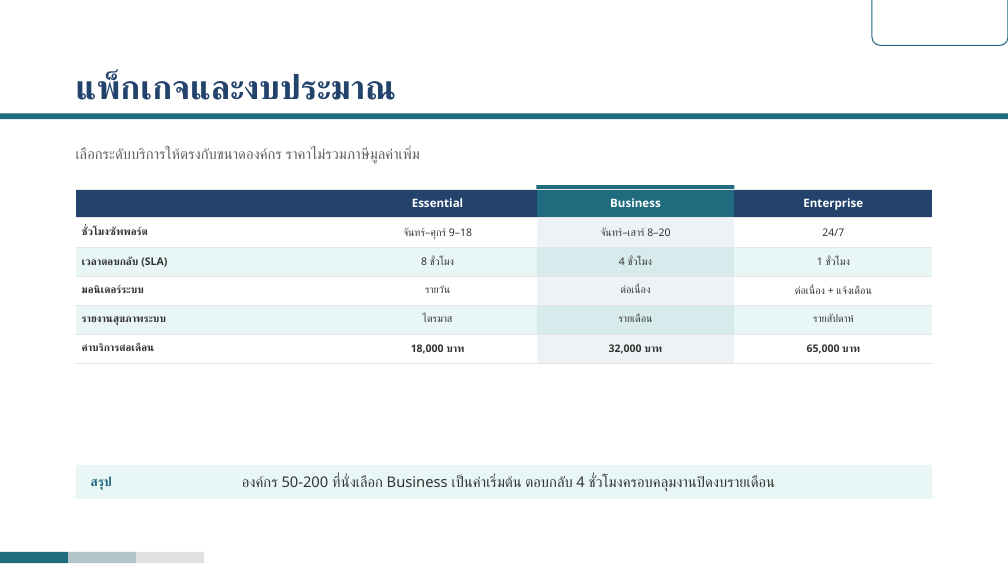
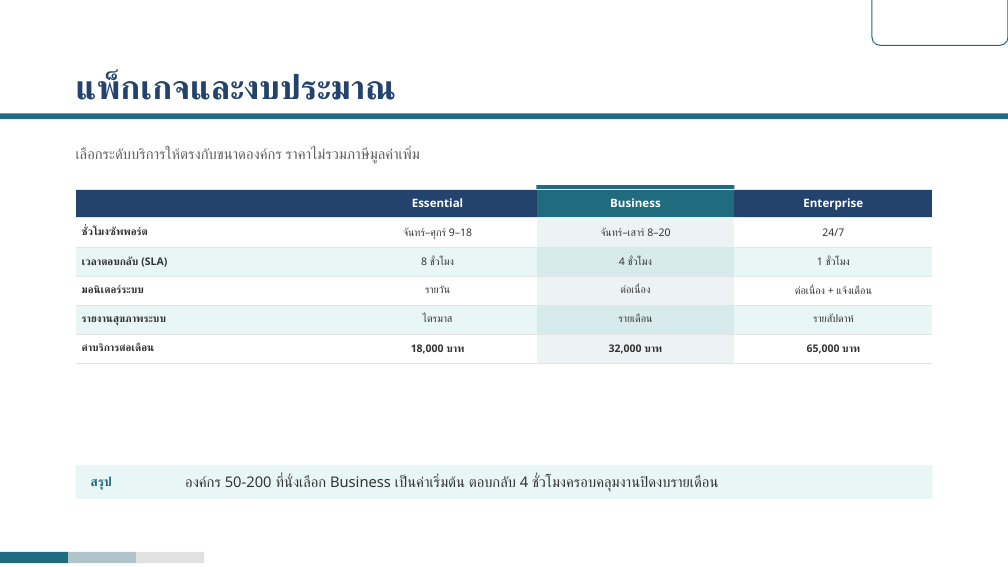
Before and after one commit to rofthanakrit-maker/nct-design-system, a slide deck: slide 20 of NCT-Slide-Template-Corp-Demo.pptx. Drawn at 1008x567 pixels with LibreOffice and Linux fonts; fonts in the diff are those of the drawing; background and template pictures are left out. Boxes give left, top, right and bottom in pixels: in the first picture for what was removed or moved away, otherwise in the second. Text is boxed around its words. In the diff, an @@ line names an element or a change of style, - is before the commit and + after.

```diff
--- a/NCT-Slide-Template-Corp-Demo.pptx
+++ b/NCT-Slide-Template-Corp-Demo.pptx
@@ text "องค์กร 50-200 ที่นั่งเลือก Business เป็นค่าเริ่มต้น ...": place and size @@
-text "องค์กร 50-200 ที่นั่งเลือก Business เป็นค่าเริ่มต้น ..." at box(242, 476, 775, 492)
+text "องค์กร 50-200 ที่นั่งเลือก Business เป็นค่าเริ่มต้น ..." at box(185, 476, 718, 492)
```
Also in this commit, not shown: 16 other slides changed, 1 slide added, 1 slide removed, 52 other files.
